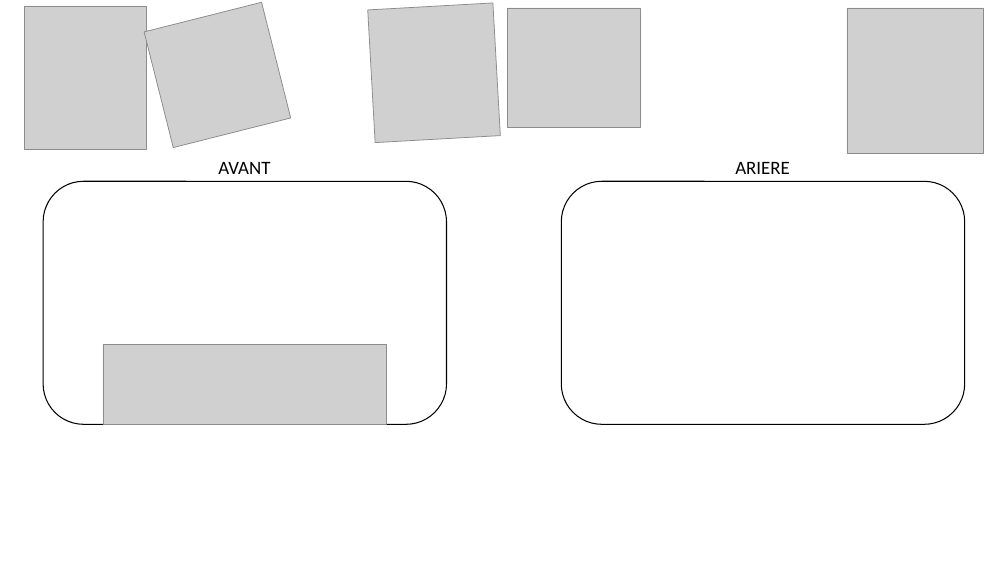
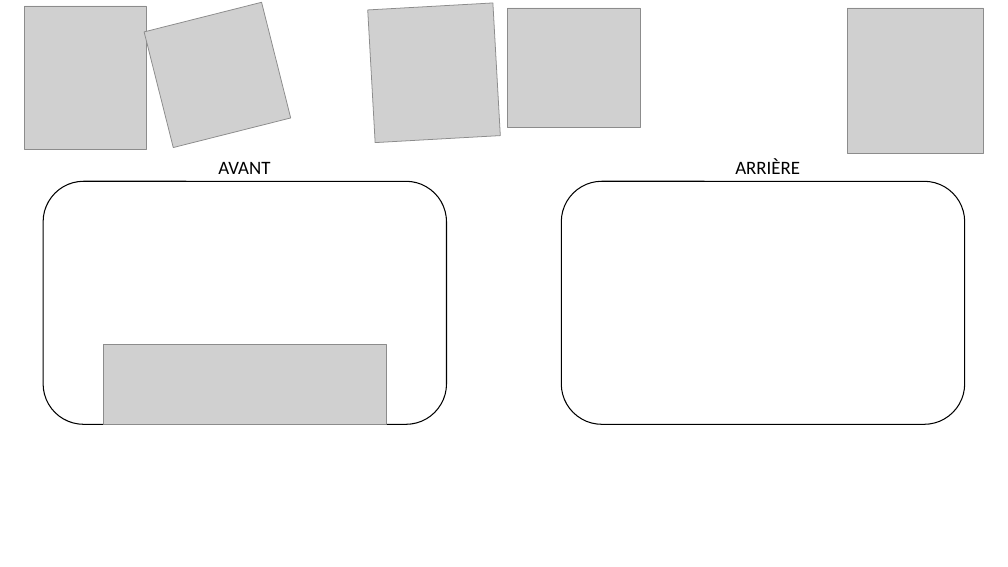
Before and after one commit to peter-cekan/scanup, a slide deck: slide 1 of Personalisationcarte-ScanUp.pptx. Drawn at 1008x567 pixels with LibreOffice and Linux fonts; fonts in the diff are those of the drawing; grey boxes stand for pictures. Boxes give left, top, right and bottom in pixels: in the first picture for what was removed or moved away, otherwise in the second. Text is boxed around its words. In the diff, an @@ line names an element or a change of style, - is before the commit and + after.

```diff
--- a/Personalisationcarte-ScanUp.pptx
+++ b/Personalisationcarte-ScanUp.pptx
@@ text at [735,159,800,174]: text changed @@
-ARIERE
+ARRIÈRE
```
Also in this commit, not shown: 1 other file.
